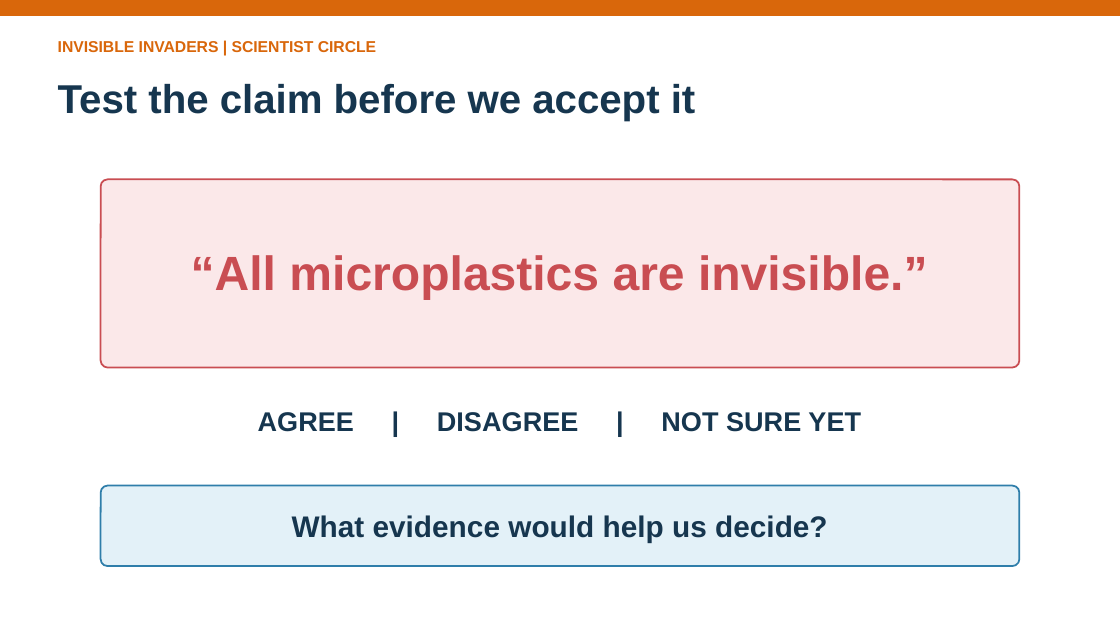
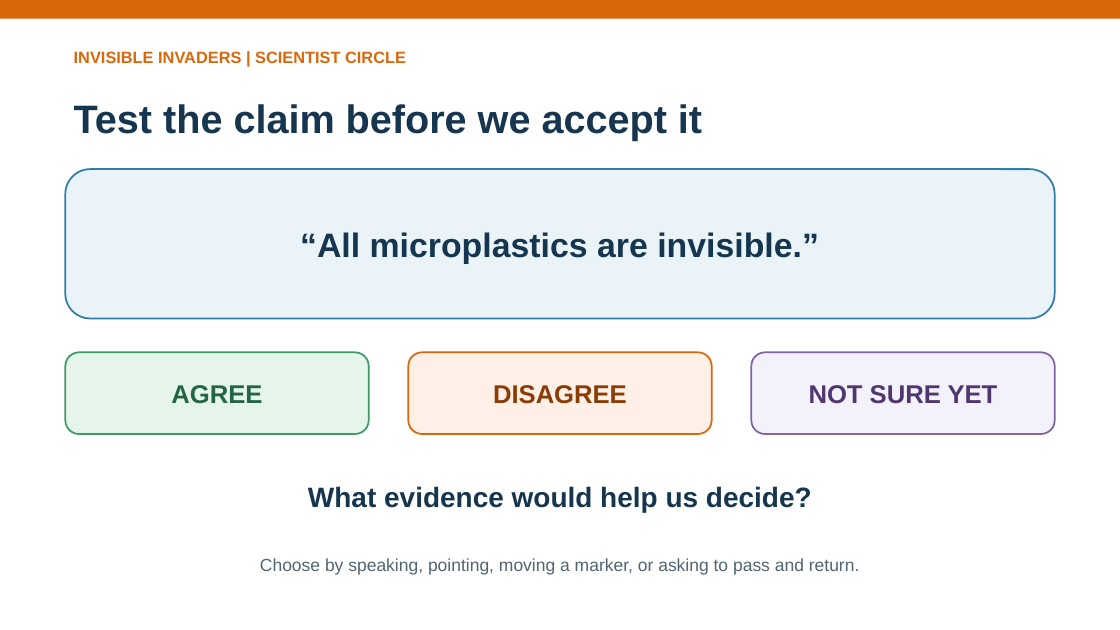
Before and after one commit to pzg8794/EDU486, a slide deck: slide 1 of public-submissions/invisible-invaders-monday-scale-and-transport.pptx. Drawn at 1120x630 pixels with LibreOffice and Linux fonts; fonts in the diff are those of the drawing. Boxes give left, top, right and bottom in pixels: in the first picture for what was removed or moved away, otherwise in the second. Text is boxed around its words. In the diff, an @@ line names an element or a change of style, - is before the commit and + after.

```diff
--- a/public-submissions/invisible-invaders-monday-scale-and-transport.pptx
+++ b/public-submissions/invisible-invaders-monday-scale-and-transport.pptx
@@ rectangle at [0,0,1120,18]: outline #D9670B 0 pt to none @@
@@ text "INVISIBLE INVADERS | SCIENTIST CIRCLE": place and size @@
-text "INVISIBLE INVADERS | SCIENTIST CIRCLE" at [58,41,376,52]
+text "INVISIBLE INVADERS | SCIENTIST CIRCLE" at [74,51,406,63]
@@ text "INVISIBLE INVADERS | SCIENTIST CIRCLE" at [74,51,406,63]: size 13.5 to 14 pt; vertical alignment middle to top @@
@@ text "Test the claim before we ...": place and size @@
-text "Test the claim before we ..." at [58,84,696,121]
+text "Test the claim before we ..." at [74,104,702,140]
@@ text "Test the claim before we ..." at [74,104,702,140]: size 34.5 to 34 pt; vertical alignment middle to top @@
@@ rounded rectangle "“All microplastics are invisible.”": place and size @@
-rounded rectangle "“All microplastics are invisible.”" at [191,255,928,300]
+rounded rectangle "“All microplastics are invisible.”" at [66,169,1055,318]
@@ rounded rectangle "“All microplastics are invisible.”" at [66,169,1055,318]: size 41.2 to 29 pt, text colour #C94D52 to #16364F; fill none to #EAF4F8; outline none to #2F7EAA 1.5 pt @@
@@ rounded rectangle removed at [101,180,1020,368] @@
@@ rounded rectangle added at [66,352,369,434], fill #E6F5EA, outline #3F9968 1.5 pt, 22 pt, text #256642, bold @@
+AGREE
@@ rounded rectangle added at [408,352,712,434], fill #FFF0E7, outline #D9670B 1.5 pt, 22 pt, text #8B3C05, bold @@
+DISAGREE
@@ rounded rectangle added at [751,352,1054,434], fill #F3F1FA, outline #8064A2 1.5 pt, 22 pt, text #50366E, bold @@
+NOT SURE YET
@@ text removed at [258,412,861,432] @@
-AGREE | DISAGREE | NOT SURE YET
@@ text "What evidence would help us ...": place and size @@
-text "What evidence would help us ..." at [292,515,828,543]
+text "What evidence would help us ..." at [308,486,812,512]
@@ text "What evidence would help us ..." at [308,486,812,512]: size 25.5 to 24 pt; vertical alignment middle to top @@
@@ rounded rectangle removed at [101,486,1020,566] @@
@@ text added at [260,558,860,575], 15 pt, text #516470 @@
+Choose by speaking, pointing, moving a marker, or asking to pass and return.
```
Also in this commit, not shown: 2 other slides changed, 1 slide added, 9 other files.
